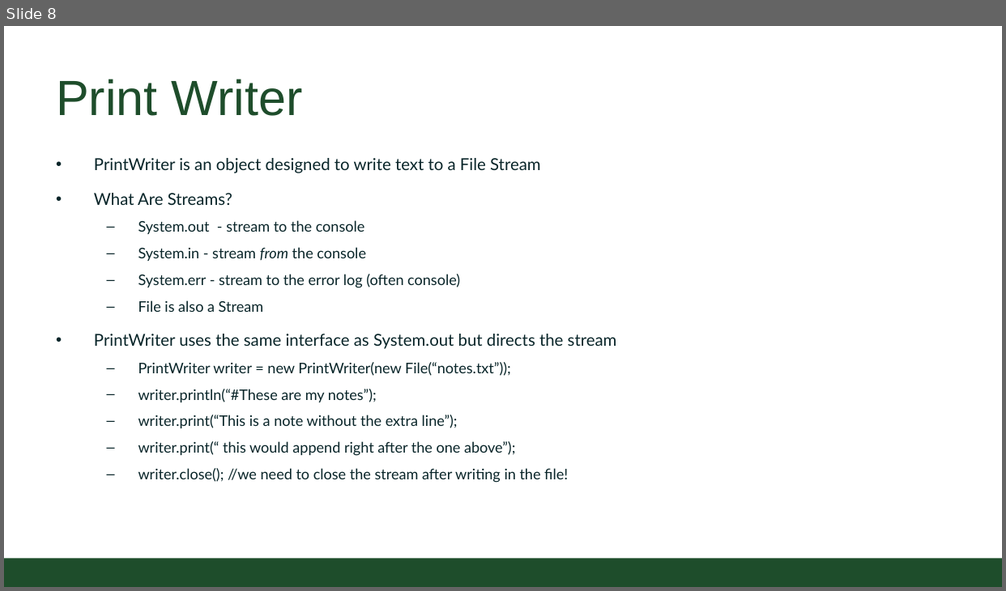
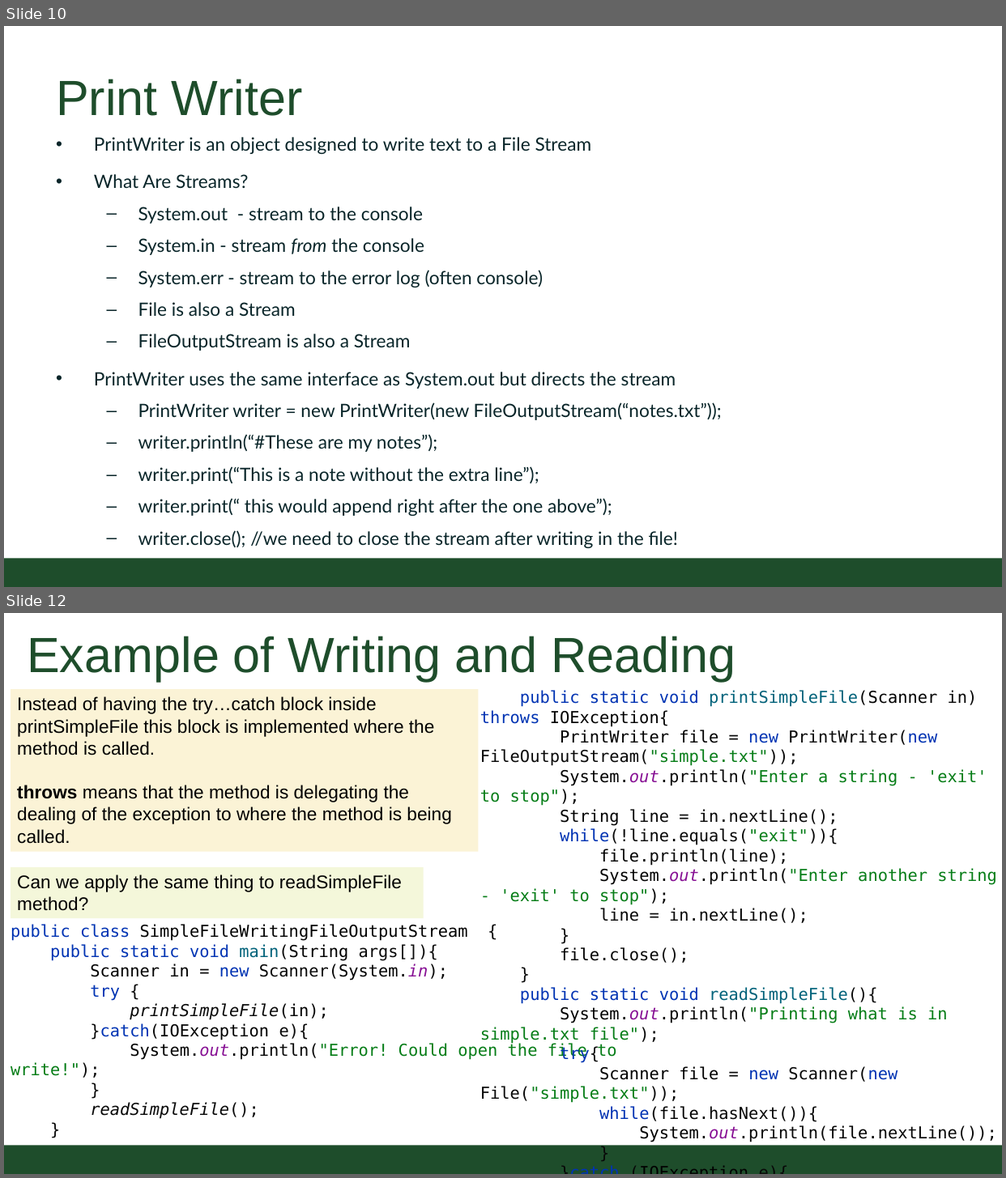
Before and after one commit to CSU-CompSci-CS163-4/Handouts, a slide deck: slides/On-Campus/09_01_OSandFileWriting.pptx. Shown one above the other, each under a label of ours: slide 8 before the commit, slides 10 and 12 after it; the slides between them are not shown. The pictures are 1006x591 and 1006x1178 pixels, drawn with LibreOffice and Linux fonts; fonts in the diff are those of the drawing; background and template pictures are left out. Boxes give left, top, right and bottom in pixels: in the first picture for what was removed or moved away, otherwise in the second. Text is boxed around its words. In the diff, an @@ line names an element or a change of style, - is before the commit and + after.

Commit message:
Updated File Writing lecture

```diff
--- a/slides/On-Campus/09_01_OSandFileWriting.pptx
+++ b/slides/On-Campus/09_01_OSandFileWriting.pptx
@@ slide 12 added at <box>4,613,1002,1174</box>, background #FFFFFF; not listed: 1 template element that a slide beside it also shows @@
@@ rectangle added at <box>4,616,17,643</box>, fill #FFFFFF @@
@@ title added at <box>27,636,736,681</box>, 54 pt, text #1E4D2B @@
+Example of Writing and Reading
@@ rectangle added at <box>10,690,478,852</box>, fill #FBF3D6, 20 pt, text #000000 @@
+Instead of having the try…catch block inside printSimpleFile this block is implemented where the method is called.
+throws means that the method is delegating the dealing of the exception to where the method is being called.
@@ text added at <box>480,690,997,1143</box>, 18 pt, text #080808 @@
+public static void printSimpleFile(Scanner in) throws IOException{
+PrintWriter file = new PrintWriter(new FileOutputStream("simple.txt"));
+System.out.println("Enter a string - 'exit' to stop");
+String line = in.nextLine();
+while(!line.equals("exit")){
+file.println(line);
+System.out.println("Enter another string - 'exit' to stop");
+line = in.nextLine();
+}
+file.close();
+}
+public static void readSimpleFile(){
+System.out.println("Printing what is in simple.txt file");
+try{
+Scanner file = new Scanner(new File("simple.txt"));
+while(file.hasNext()){
+System.out.println(file.nextLine());
+}
+}catch (IOException e){
+System.out.println("Could not read the file!");
+}
+}
+}
@@ rectangle added at <box>10,867,424,918</box>, fill #F4F7DA, 20 pt, text #000000 @@
+Can we apply the same thing to readSimpleFile method?
@@ text added at <box>10,924,617,1119</box>, 18 pt, text #080808 @@
+public class SimpleFileWritingFileOutputStream {
+public static void main(String args[]){
+Scanner in = new Scanner(System.in);
+try {
+printSimpleFile(in);
+}catch(IOException e){
+System.out.println("Error! Could open the file to write!");
+}
+readSimpleFile();
+}
@@ what was slide 8 is now slide 10 @@
@@ slide 10 changed as well @@
@@ text "PrintWriter is an object designed ...": place and size @@
-text "PrintWriter is an object designed ..." at <box>94,158,617,483</box>
+text "PrintWriter is an object designed ..." at <box>94,137,722,548</box>
@@ text at <box>94,137,678,548</box>: size 18 to 20 pt in "PrintWriter is an object designed to write ...", "What Are Streams?", "PrintWriter uses the same interface as System.out ..."; size 16 to 20 pt in "System.out - stream to the console", "System.in - stream from the console", "System.err - stream to the error log ...", "File is also a Stream" and 4 more places @@
@@ text at <box>138,334,411,351</box>: paragraph added @@
+  – FileOutputStream is also a Stream
@@ text at <box>138,403,722,420</box>: text changed; size 16 to 20 pt @@
-  – PrintWriter writer = new PrintWriter(new File(“notes.txt”));
+  – PrintWriter writer = new PrintWriter(new FileOutputStream(“notes.txt”));
```
Also in this commit, not shown: 5 other slides changed, 7 other slides added, 3 slides removed.
